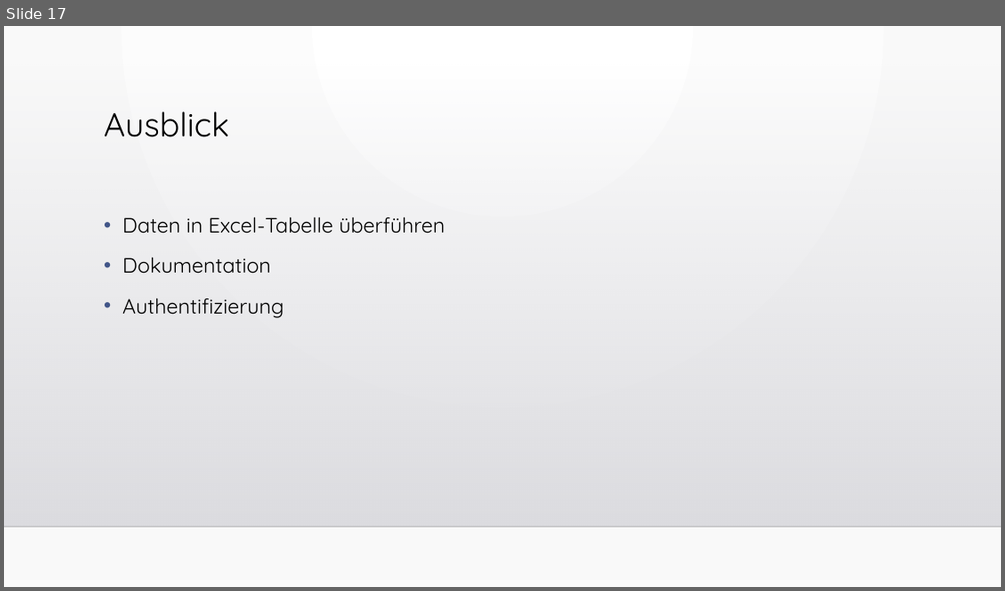
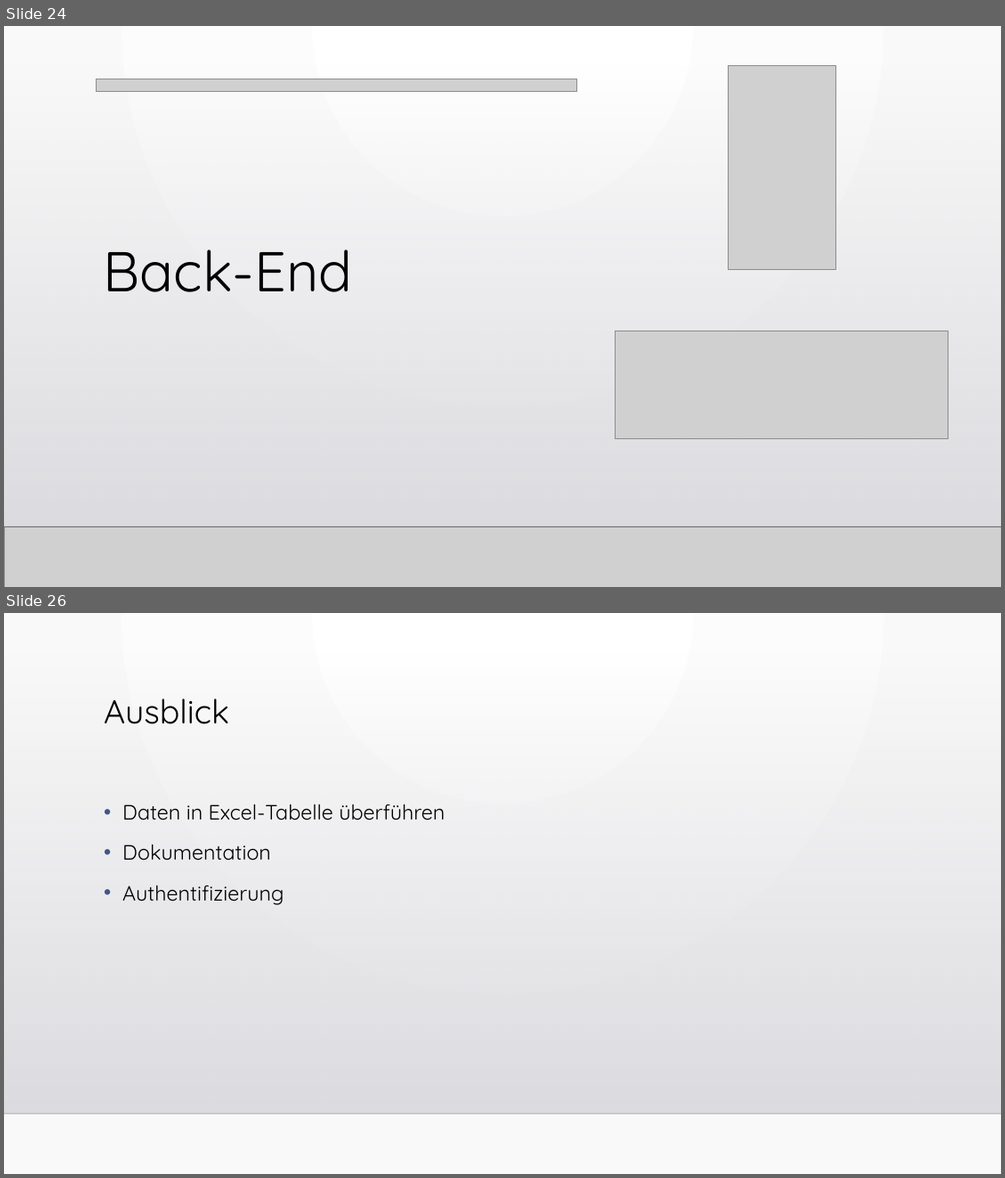
Before and after one commit to WebEngineering18/Pr-sentation, a slide deck: Fragebogen zum Status der Bauqualität.pptx. Shown one above the other, each under a label of ours: slide 17 before the commit, slides 24 and 26 after it; the slides between them are not shown. The pictures are 1005x591 and 1005x1178 pixels, drawn with LibreOffice and Linux fonts; fonts in the diff are those of the drawing; grey boxes stand for pictures; background and template pictures are left out. Boxes give left, top, right and bottom in pixels: in the first picture for what was removed or moved away, otherwise in the second. Text is boxed around its words. In the diff, an @@ line names an element or a change of style, - is before the commit and + after.

```diff
--- a/Fragebogen zum Status der Bauqualität.pptx
+++ b/Fragebogen zum Status der Bauqualität.pptx
@@ slide 24 added at box(4, 26, 1001, 587), background gradient #FFFFFF to #FAFAFA; not listed: 2 template elements that a slide beside it also shows @@
@@ rectangle added at box(4, 26, 1001, 587), fill gradient #FFFFFF to #FAFAFA @@
@@ rectangle added at box(4, 64, 1001, 526), fill gradient #DCDCE0 to #DEDEE2 @@
@@ rectangle added at box(4, 64, 1001, 526), fill gradient #DCDCE0 to #DEDEE2 @@
@@ picture added at box(96, 79, 882, 91) @@
@@ picture added at box(96, 79, 577, 91) @@
@@ picture added at box(728, 66, 835, 270) @@
@@ title added at box(104, 249, 353, 292), 54 pt, text #000000 @@
+Back-End
@@ picture added at box(615, 330, 948, 439) @@
@@ line added from (4, 526) to (1001, 526), #000001 1 pt @@
@@ picture added at box(4, 526, 1001, 587) @@
@@ line added from (4, 526) to (1001, 526), #000001 1 pt @@
@@ what was slide 17 is now slide 26 @@
```
Also in this commit, not shown: 8 other slides added, 3 other files.
